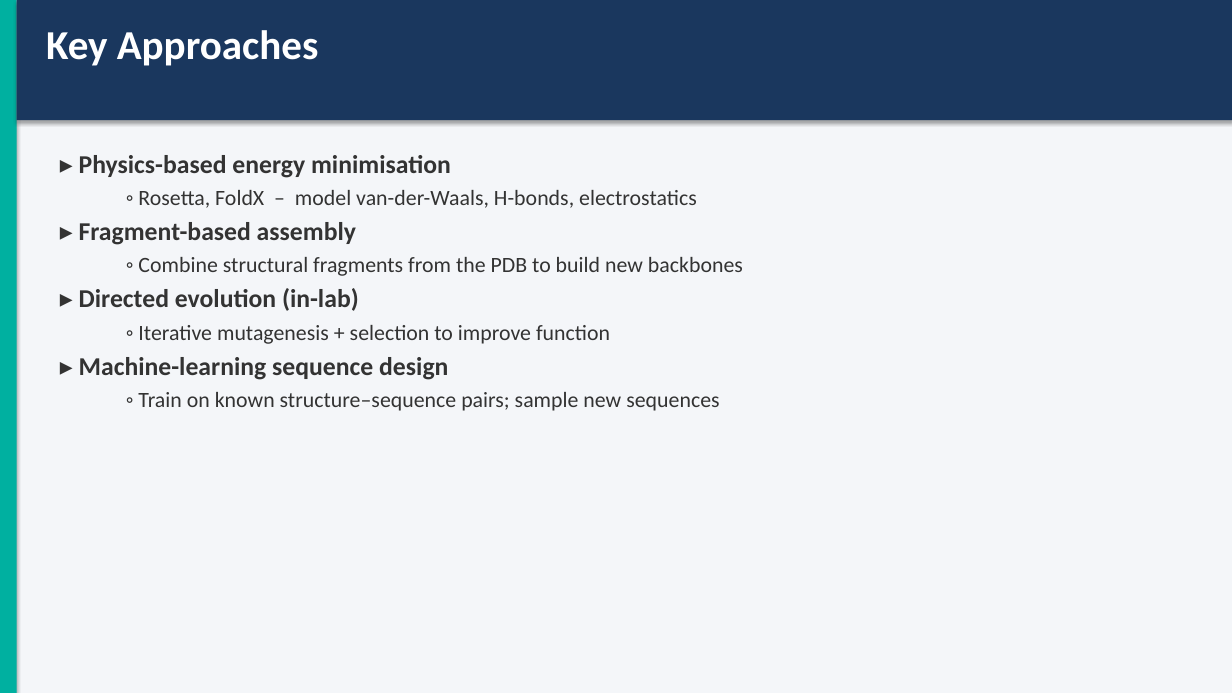
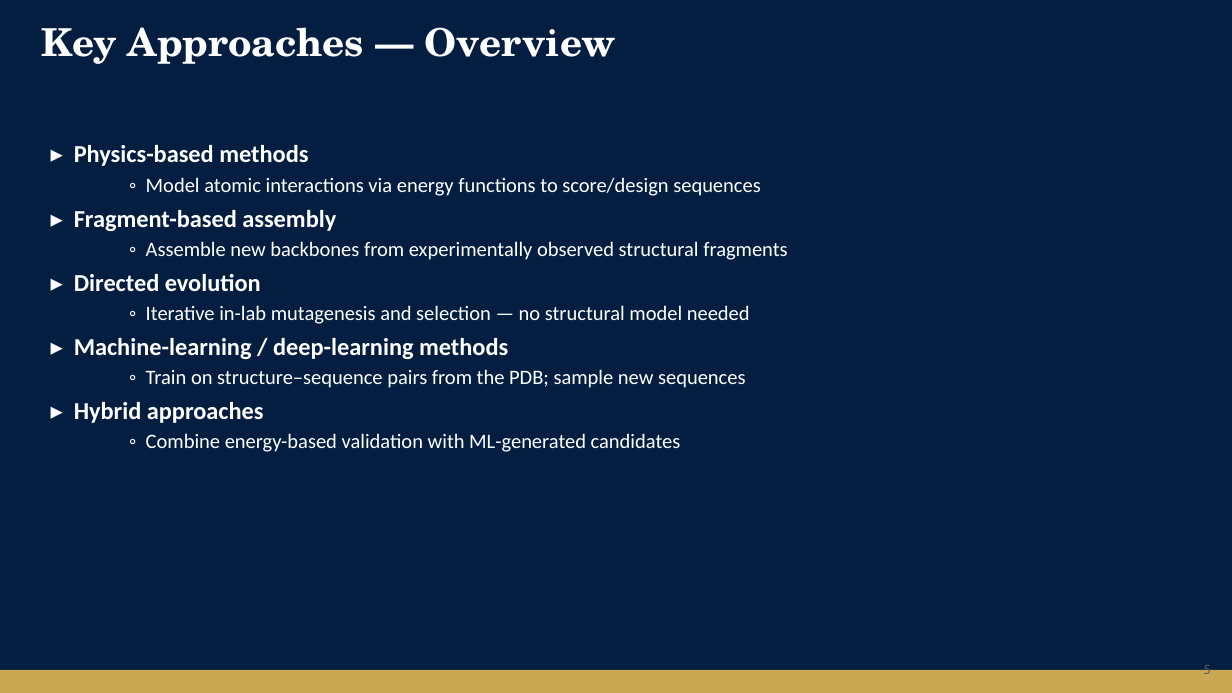
Before and after one commit to AlejandroCaloca/Protein-Design, a slide deck: slide 5 of Protein_Design.pptx (slide 4 before the commit). Drawn at 1232x693 pixels with LibreOffice and Linux fonts; fonts in the diff are those of the drawing. Boxes give left, top, right and bottom in pixels: in the first picture for what was removed or moved away, otherwise in the second. Text is boxed around its words. In the diff, an @@ line names an element or a change of style, - is before the commit and + after.

```diff
--- a/Protein_Design.pptx
+++ b/Protein_Design.pptx
@@ rectangle at (0,0,1232,693): fill #F4F6F9 to #041E42 @@
@@ rectangle removed at (0,0,17,693) @@
@@ rectangle removed at (17,0,1232,120) @@
@@ text at (41,27,616,64): text changed; size 32 to 30 pt; font Calibri to TeX Gyre Schola @@
-Key Approaches
+Key Approaches — Overview
@@ text "▸ Physics-based methods": place and size @@
-text "▸ Physics-based methods" at (79,155,743,411)
+text "▸ Physics-based methods" at (74,145,787,452)
@@ text at (74,145,761,196): text changed; size 17 to 16 pt; text colour #333333 to #FFFFFF @@
-▸ Physics-based energy minimisation
-  ◦ Rosetta, FoldX – model van-der-Waals, H-bonds, electrostatics
+▸ Physics-based methods
+  ◦ Model atomic interactions via energy functions to score/design sequences
@@ text at (74,210,336,231): size 20 to 19 pt, text colour #333333 to #FFFFFF in "▸ Fragment-based assembly"; more space between paragraphs @@
@@ text at (74,241,787,452): text changed; size 17 to 16 pt; text colour #333333 to #FFFFFF @@
-  ◦ Combine structural fragments from the PDB to build new backbones
-▸ Directed evolution (in-lab)
-  ◦ Iterative mutagenesis + selection to improve function
-▸ Machine-learning sequence design
-  ◦ Train on known structure–sequence pairs; sample new sequences
+  ◦ Assemble new backbones from experimentally observed structural fragments
+▸ Directed evolution
+  ◦ Iterative in-lab mutagenesis and selection — no structural model needed
+▸ Machine-learning / deep-learning methods
+  ◦ Train on structure–sequence pairs from the PDB; sample new sequences
+▸ Hybrid approaches
+  ◦ Combine energy-based validation with ML-generated candidates
@@ rectangle added at (0,670,1232,693), fill #C8A951 @@
@@ text added at (1204,662,1211,678), 11 pt, text #53565A @@
+5
```
Also in this commit, not shown: 4 other slides changed, 12 slides added, 4 slides removed, 1 other file.
